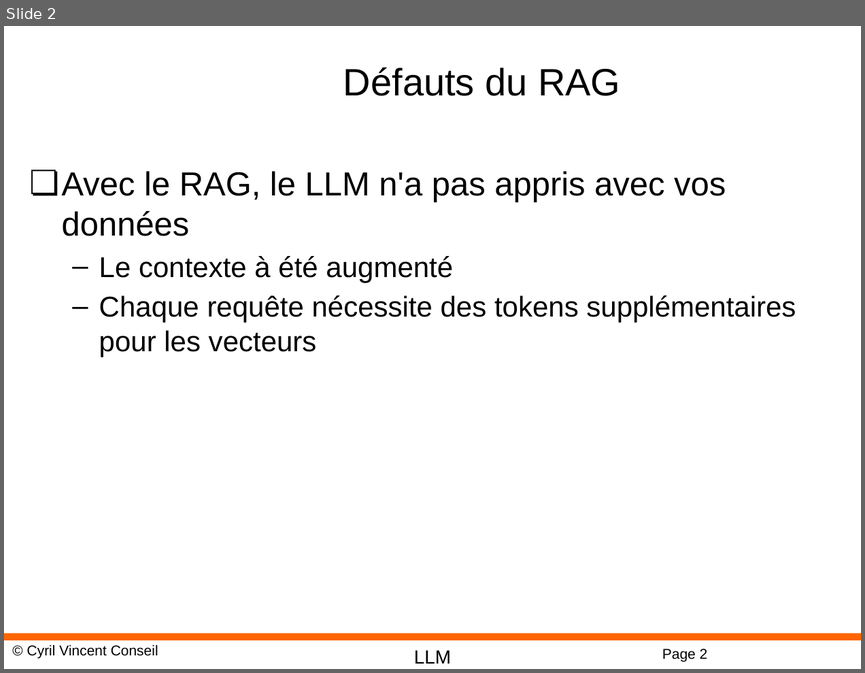
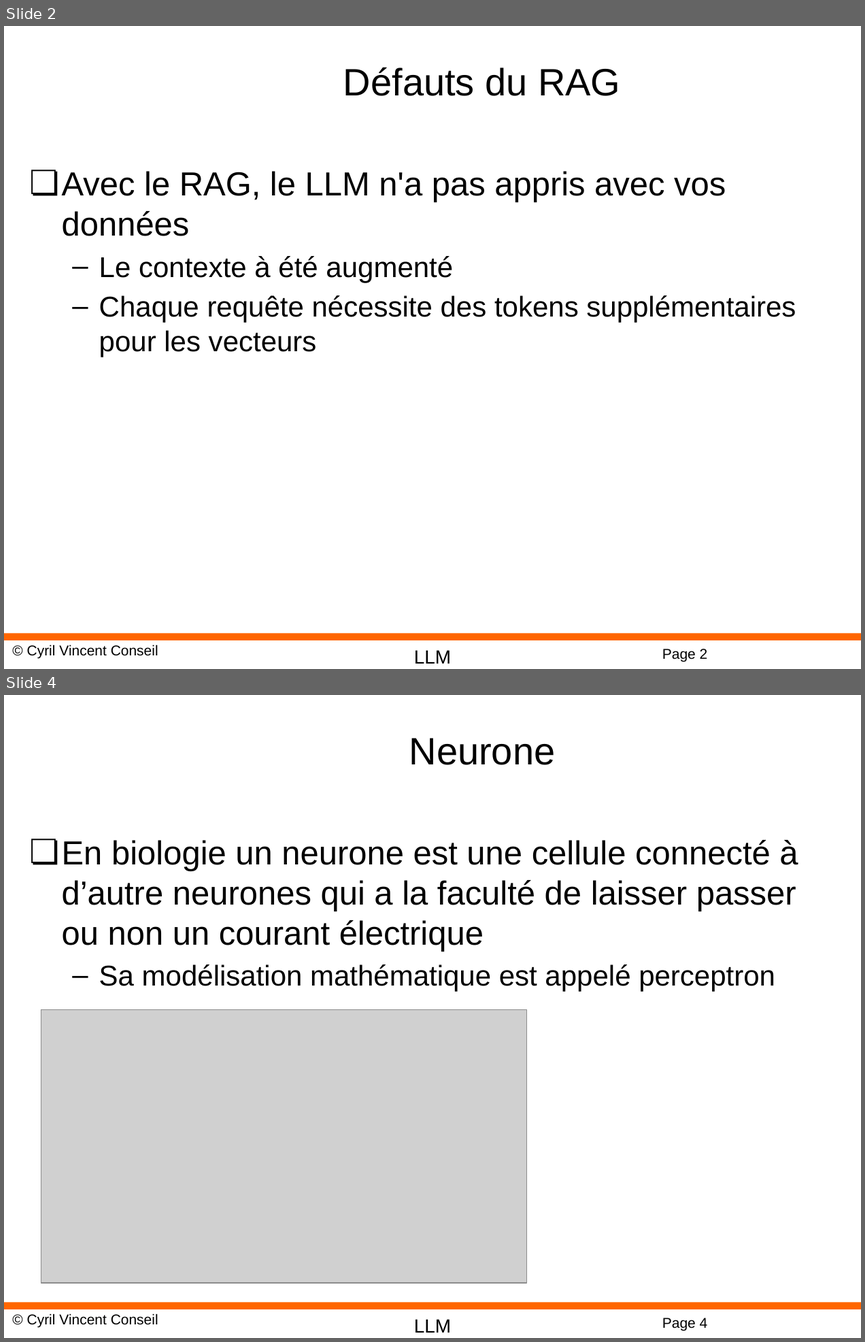
Before and after one commit to cyrilvincent/rag, a slide deck: ppt/RAG13-FineTuning.pptx. Shown one above the other, each under a label of ours: slide 2 before the commit, slides 2 and 4 after it; the slides between them are not shown. The pictures are 865x673 and 865x1342 pixels, drawn with LibreOffice and Linux fonts; fonts in the diff are those of the drawing; grey boxes stand for pictures; background and template pictures are left out. Boxes give left, top, right and bottom in pixels: in the first picture for what was removed or moved away, otherwise in the second. Text is boxed around its words. In the diff, an @@ line names an element or a change of style, - is before the commit and + after.

```diff
--- a/ppt/RAG13-FineTuning.pptx
+++ b/ppt/RAG13-FineTuning.pptx
@@ slide 4 added at [4,695,861,1338], background #FFFFFF; not listed: 4 template elements that a slide beside it also shows @@
@@ title added at [409,738,555,765], 32 pt, text #000000 @@
+Neurone
@@ text added at [62,840,798,991], 28 pt, text #000000 @@
+❏ En biologie un neurone est une cellule connecté à d’autre neurones qui a la faculté de laisser passer ou non un courant électrique
+  – Sa modélisation mathématique est appelé perceptron
@@ picture added at [41,1009,527,1283] @@
```
Also in this commit, not shown: 1 slide changed, 11 other slides added, 47 other files.
